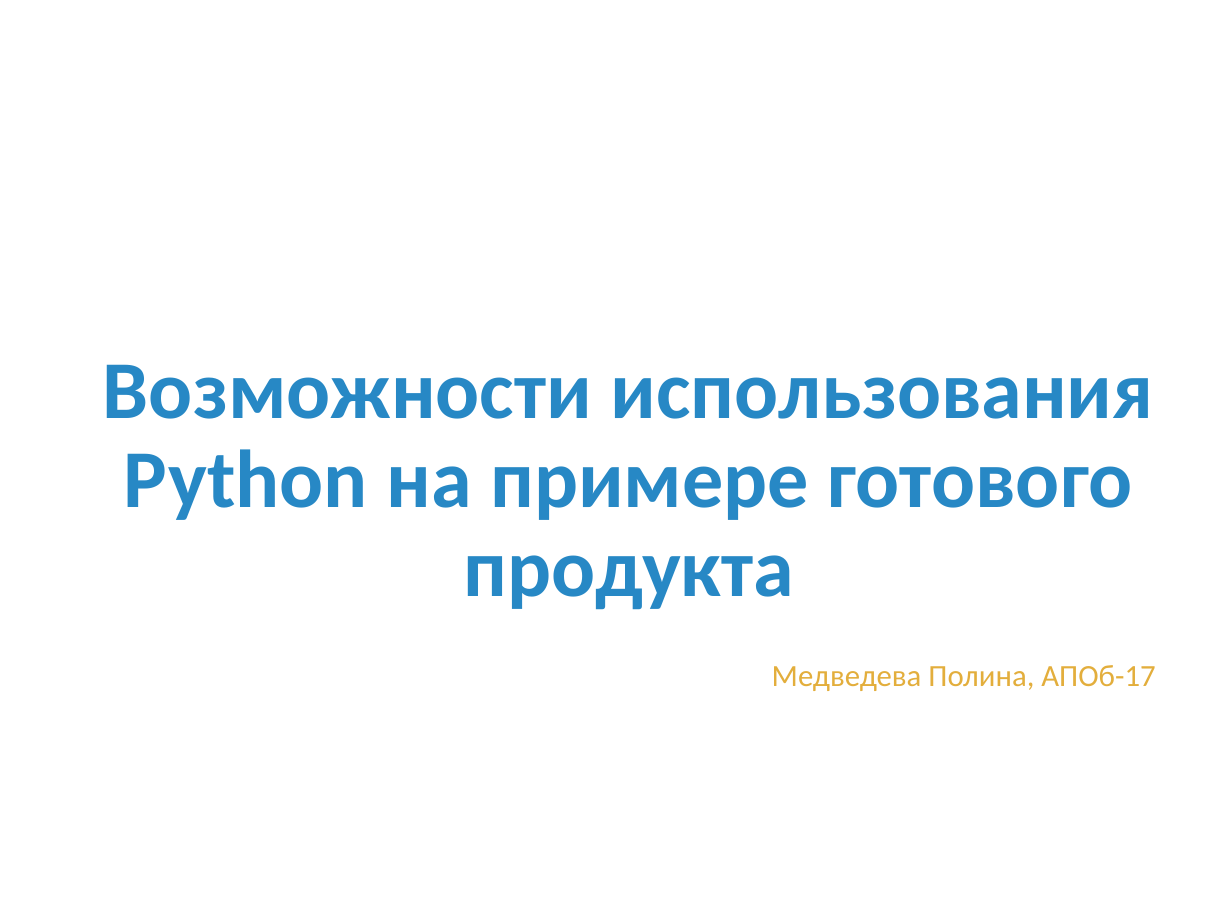
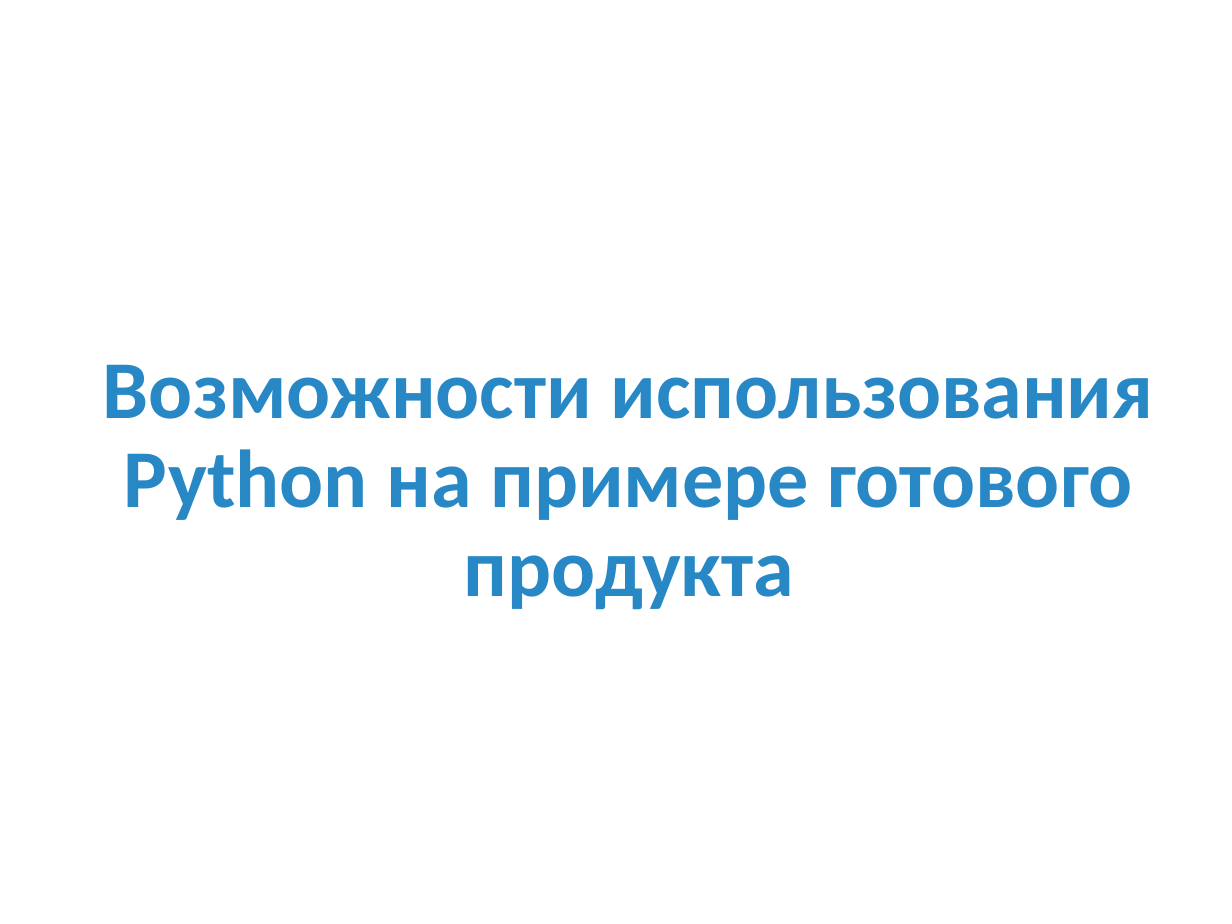
Before and after one commit to Levittt/test1site, a slide deck: slide 1 of files/AboutPython.pptx. Drawn at 1232x924 pixels with LibreOffice and Linux fonts; fonts in the diff are those of the drawing; background and template pictures are left out. Boxes give left, top, right and bottom in pixels: in the first picture for what was removed or moved away, otherwise in the second. Text is boxed around its words. In the diff, an @@ line names an element or a change of style, - is before the commit and + after.

```diff
--- a/files/AboutPython.pptx
+++ b/files/AboutPython.pptx
@@ subtitle removed at (772, 665, 1155, 691) @@
-Медведева Полина, АПОб-17
```
Also in this commit, not shown: 1 slide removed, 1 other file.
